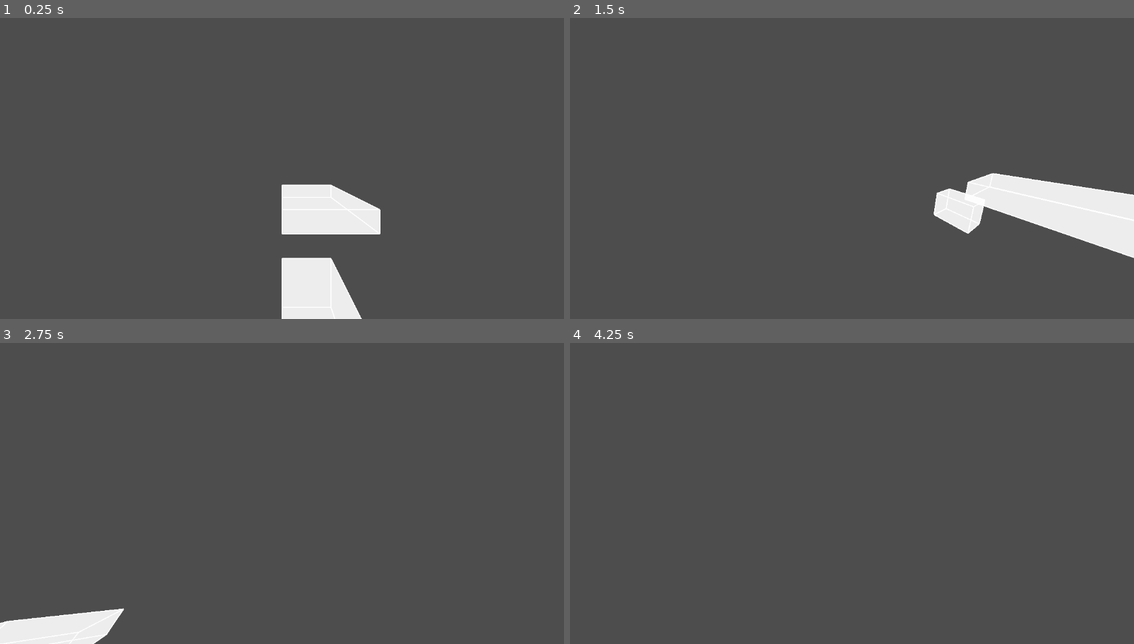
Above: before the commit, frames 1-4 (two rows, left to right).
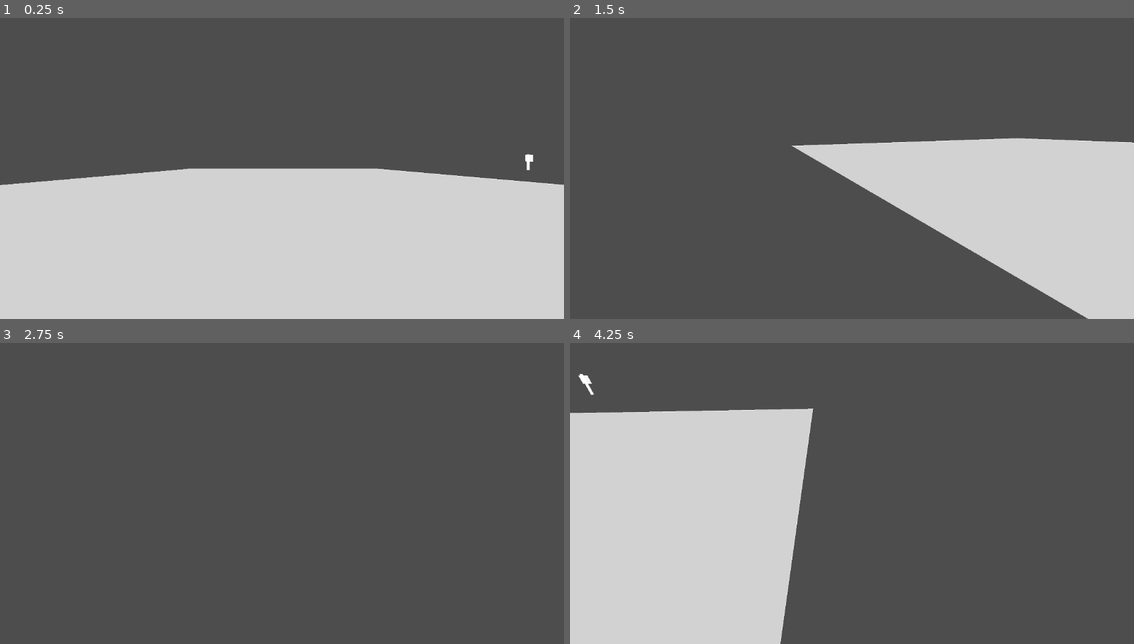
Above: after the commit, the same moments.

Repository: kommeleon/matura
Game: Godot game, scene res://node_2d.tscn
The game is run twice, just before and just after one commit, with the same random seed, the same clock (stepped at 60 frames per second) and the same inputs.
Inputs (mouse positions are in pixels of both pictures, inside the frame that each line leads up to):
- Up to frame 1 (0.25 s): no input
- Up to frame 2 (1.5 s): tap Enter at 0.5 s; move the mouse to (976, 144) at 0.52 s; hold Right (ui_right) 0.53-1.28 s; move the mouse to (739, 177) at 1.27 s; hold Down (ui_down) from 1.28 s (still down)
- Up to frame 3 (2.75 s): move the mouse to (338, 415) at 2.02 s; release Down (ui_down) at 2.03 s; hold Right (ui_right) from 2.03 s (still down)
- Up to frame 4 (4.25 s): move the mouse to (823, 547) at 2.77 s; release Right (ui_right) at 2.78 s; hold Up (ui_up) 2.78-3.53 s; move the mouse to (1021, 532) at 3.52 s; hold Left (ui_left) from 3.53 s (still down)

The runs differ from the first frame. In frame 1, 48% of the frame differs, in the area x 0-100%, y 45-100%; in frame 2, 21%; in frame 3, 1.9%; in frame 4, 31%.

Commit message:
Rendering fertig und weiteres
~10h
Ich habe einen Algorithmus implementiert der macht, dass man nicht sichtbare Punkte eines Objektes immer noch richtig sehen kann bei Polygonen die immer noch teilweise sichtbar sind.
Für das Spiel habe ich in Blender drei Szenen ungefähr so gemacht wie ich es dann in den anderen Rendering-Methoden auch machen möchte. Eine KI schrieb mir dann auch ein Skript mit dem ich in Blender Objekte, zu der Schreibweise die ich in Godot brauche, exportieren kann.
Ausserdem noch generelle Verbesserungen am Code:
- Die Objekte werden jetzt als einzelnes Array mit mehreren Eigenschaften definiert.
- Anstatt ein edges_array zu haben und jede einzelne Kante separat zu zeichnen wird jetzt nur der Umfang des Polygons gezeichnet.
- _rendered_points nimmt jetzt auch den faces_array damit man mehrere Objekte haben die nicht alle den gleichen faces_array haben, also kann men jetzt andere Sachen haben als Quader.
Es fehlt nur noch die volle Bewegung zu implementieren, die Szenen von Blender zu importieren, die Messung der Frames per Sekunde zu implementieren und dann werde ich die erste Rendering Methode fertig haben.

Diff:
--- a/project.godot
+++ b/project.godot
@@ -18,6 +18,10 @@
 [dotnet]
 
 project/assembly_name="matura"
+
+[filesystem]
+
+import/blender/enabled=false
 
 [input]
 
--- a/screen_renderer.gd
+++ b/screen_renderer.gd
@@ -1,11 +1,16 @@
 extends Node2D
-var cube = [Vector3(0,0,4), Vector3(0,0,8), Vector3(4,0,8), Vector3(4,0,4), Vector3(0,1,4), Vector3(0,1,8), Vector3(4,1,8), Vector3(4, 1, 4)]
-var edges = [[0,1], [1,2], [2,3], [3,0],[4,5], [5,6], [6,7], [7,4],[0,4], [1,5], [2,6], [3,7]]
-var faces = [[0,1,2,3],[1,2,6,5],[0,1,5,4],[3,2,6,7],[0,3,7,4],[4,5,6,7]]
-var button = [Vector3(0,0,1), Vector3(0,0,2), Vector3(1,0,2), Vector3(1,0,1), Vector3(0,1,1), Vector3(0,1,2), Vector3(1,1,2), Vector3(1, 1, 1)]
+var Ziel_1 = {
+	'points': [Vector3(80.7073, 0.0030, 64.1592), Vector3(80.7073, 5.0770, 64.1592), Vector3(80.7073, 0.0030, 64.4974), Vector3(80.7073, 5.0770, 64.4974), Vector3(81.0456, 0.0030, 64.1592), Vector3(81.0456, 5.0770, 64.1592), Vector3(81.0456, 0.0030, 64.4974), Vector3(81.0456, 5.0770, 64.4974), Vector3(79.8764, 2.8000, 63.9183), Vector3(79.8764, 4.8000, 63.9183), Vector3(79.8764, 2.8000, 64.2027), Vector3(79.8764, 4.8000, 64.2027), Vector3(81.8764, 2.8000, 63.9183), Vector3(81.8764, 4.8000, 63.9183), Vector3(81.8764, 2.8000, 64.2027), Vector3(81.8764, 4.8000, 64.2027), Vector3(80.8764, 3.8000, 63.9183)],
+	'faces': [[0, 1, 3, 2], [2, 3, 7, 6], [6, 7, 5, 4], [4, 5, 1, 0], [2, 6, 4, 0], [7, 3, 1, 5], [8, 9, 11, 10], [10, 11, 15, 14], [14, 15, 13, 12], [12, 16, 8], [10, 14, 12, 8], [15, 11, 9, 13], [8, 16, 9], [9, 16, 13], [16, 12, 13]]
+}
+var plane_010 = {
+	'points': [Vector3(-34.6578, 0.0000, 0.7132), Vector3(34.6629, 0.0000, 0.7132), Vector3(-34.6578, 0.0000, 71.7887), Vector3(34.6629, 0.0000, 71.7887)],
+	'faces': [[0, 1, 3, 2]]
+}
+
 var camera_pos = Vector3(0,3,0)
 var camera_rot = Vector2(0,0)
-var arrays_to_render = [cube, button]
+var arrays_to_render = [Ziel_1, plane_010]
 var speed = 5
 var sensitivity = 5
 
@@ -14,29 +19,88 @@
 	basis = basis.rotated(basis.x, camera_rot.x) # Rotation der Kamera nach oben oder unten
 	return basis
 
+func _points_from_cam(points_3d: Array, camera_pos: Vector3) -> Array:
+	var distance_points = []
+	var basis = _camera_rot_2d()
+	var cam_inverse = basis.inverse() # Sicht invertieren (nach links schauen, Sachen bewegen sich nach rechts)
+	for point in points_3d: # Abstand messen von Punkten zur Kamera:
+		var relative_vector = point - camera_pos
+		distance_points.append(cam_inverse * relative_vector)
+	return distance_points
+
+func _clipping_behind_player(points_array,faces_array):
+	var new_faces = []
+	var new_points_array = points_array.duplicate()
+
+	for face in faces_array:
+		var all_points_visible = true
+		for i in range(face.size()):
+			if points_array[face[i]].z < 0.1:
+				all_points_visible = false
+		if all_points_visible:
+			new_faces.append(face)
+		else:
+			var result = _calculate_interpolated_points(new_points_array,face)
+			new_points_array = result["points_array"]
+			new_faces.append(result["face"])
+
+	return {
+	"points_array": new_points_array,
+	"faces_array": new_faces
+	}
+
+
+func _calculate_interpolated_points(points_array, face):
+	var new_face = []
+	var new_points_array = points_array.duplicate()
+
+	# Mithilfe des Sutherland-Hodgman Algorithmus wird für jeder Punkt in faces_array mit seinen nächsten Punkt verglichen.
+	# Da des Polygons in einer Richtung ablaufend (von A nach B) angeschaut werden, speichern sichtbare Kanten immer nur den Zielpunkt (B), um doppelte Punkte zu vermeiden.
+	# Volle Erklärung: https://en.wikipedia.org/wiki/Sutherland%E2%80%93Hodgman_algorithm
+
+	for i in range(face.size()):
+		var point_a = points_array[face[i]]
+		var point_b = points_array[face[(i + 1) % face.size()]]
+
+		if point_a.z > 0.1 and point_b.z > 0.1: # Falls beide punkte sichtbar sind, kann man den Punkt B zu new_face hinzugefügt werden
+			new_face.append(face[(i + 1) % face.size()])
+
+		elif point_a.z > 0.1 and point_b.z < 0.1: # Falls ein der beiden Punkte nicht sichtbar ist
+			# Man berechnet wo man den Polygon schneiden muss, indem man:
+			var t = (0.1 - point_a.z) / (point_b.z - point_a.z) # t: der Prozent Abstand zwischen den Z-Werten Punkt A (0%), B (100%) und den Punkt wo man die Linie nicht mehr sehen kann.
+			var new_point = point_a.lerp(point_b, t) # Die Koordinate des Punktes wo man die Linie nicht mehr sehene kann berechnet,
+			new_points_array.append(new_point) # Den neu berechneten Punkt hinzufügt
+			new_face.append(new_points_array.size() - 1)
+
+		elif point_a.z < 0.1 and point_b.z > 0.1: # Man macht das gleiche wie beim vorherigen, ausser dass man noch den Punkt B hinzufügen muss.
+			var t = (0.1 - point_a.z) / (point_b.z - point_a.z)
+			var new_point = point_a.lerp(point_b, t)
+			new_points_array.append(new_point)
+			new_face.append(new_points_array.size() - 1)
+			new_face.append(face[(i + 1) % face.size()])
+
+	return {
+	"points_array": new_points_array,
+	"face": new_face
+	}
+
 func _3d_to_2d(points_3d: Array) -> Array:
 	var converted_points = []
 	for point in points_3d:
-		if point.z < 0.1: # Falls Punkt hinter Kamera, irgendswo hin teleportieren
-			converted_points.append(Vector2(-10000, -10000))
-		else:
 			var x_2d = point.x / point.z
 			var y_2d = -point.y / point.z
 			converted_points.append(Vector2(x_2d, y_2d))
 	return converted_points
 
-func _points_from_cam(points_3d: Array, camera_pos: Vector3) -> Array:
-	var distance_points = []
-	var basis = _camera_rot_2d()
-	var cam_inv = basis.inverse() # Sicht invertieren (nach links schauen, sachen bewegen sich nach rechts)
-	for point in points_3d: # Abstand messen von Punkten zur Kamera:
-		var relative_vector = point - camera_pos
-		distance_points.append(cam_inv * relative_vector)
-	return distance_points
 
-func _rendered_points(array,camera_pos):
+func _rendered_points(points_array,faces_array,camera_pos):
 	# alle Funktionen auf die Punkte anwenden
-	return _3d_to_2d(_points_from_cam(array,camera_pos))
+	var result = _clipping_behind_player(_points_from_cam(points_array,camera_pos),faces_array)
+	return {
+		"points_array": _3d_to_2d(result["points_array"]),
+		"faces_array": result["faces_array"]
+}
+
 
 func _input(event):
 	if event is InputEventMouseMotion:
@@ -46,9 +110,10 @@
 
 
 func _process(delta):
-	var basis = _camera_rot_2d() # Rotation der Kamera für Bewegung
+	var basis = Basis().rotated(Vector3(0, 1, 0), camera_rot.y) # Rotation der Kamera für Bewegung
 	var forward = basis.z
 	var side = basis.x
+
 	# Bewegung in x und z:
 	if Input.is_action_pressed("ui_up"):
 		camera_pos.x += forward.x * speed * delta
@@ -69,26 +134,20 @@
 func _draw():
 
 	var screen_center = get_viewport_rect().size / 2
-	var scale_amount = 200.0
-
+	var scale_amount = 400.0
+	var color = Color(1.0, 1.0, 1.0, 0.75)
 
 	for array in arrays_to_render:
 		var screen_points = []
-		var points_to_draw = _rendered_points(array, camera_pos)
-		for i in points_to_draw:
+		var points_to_draw = _rendered_points(array['points'], array['faces'], camera_pos)
+		for i in points_to_draw["points_array"]:
 			screen_points.append((i * scale_amount) + screen_center)
 
-		for i in edges:
-			var p1 = screen_points[i[0]]
-			var p2 = screen_points[i[1]]
-			if p1.x > -5000 and p2.x > -5000:
-				draw_line(p1, p2, Color.WHITE, 2.0)
-
-		for i in faces:
+		for i in points_to_draw["faces_array"]:
 			var face_points = []
 			for index in i:
-				var p = screen_points[index]
-				if p.x >-5000:
-					face_points.append(p)
+				face_points.append(screen_points[index])
+
 			if face_points.size() >= 3: # Mindestens drei Vektoren für ein Polygon
-				draw_polygon(face_points, [Color(1.0, 1.0, 1.0, 0.678)])
+				draw_polygon(face_points, [color])
+				draw_polyline(face_points, color, 1, false)
Not shown, added: .matura_history/autosave/autosave_objects.json
Not shown, added: .matura_history/manifest.json
Not shown, added: .matura_history/autosave/snapshot.blend_snapshot
Not shown, added: matura.blend
Not shown, added: matura.blend1
